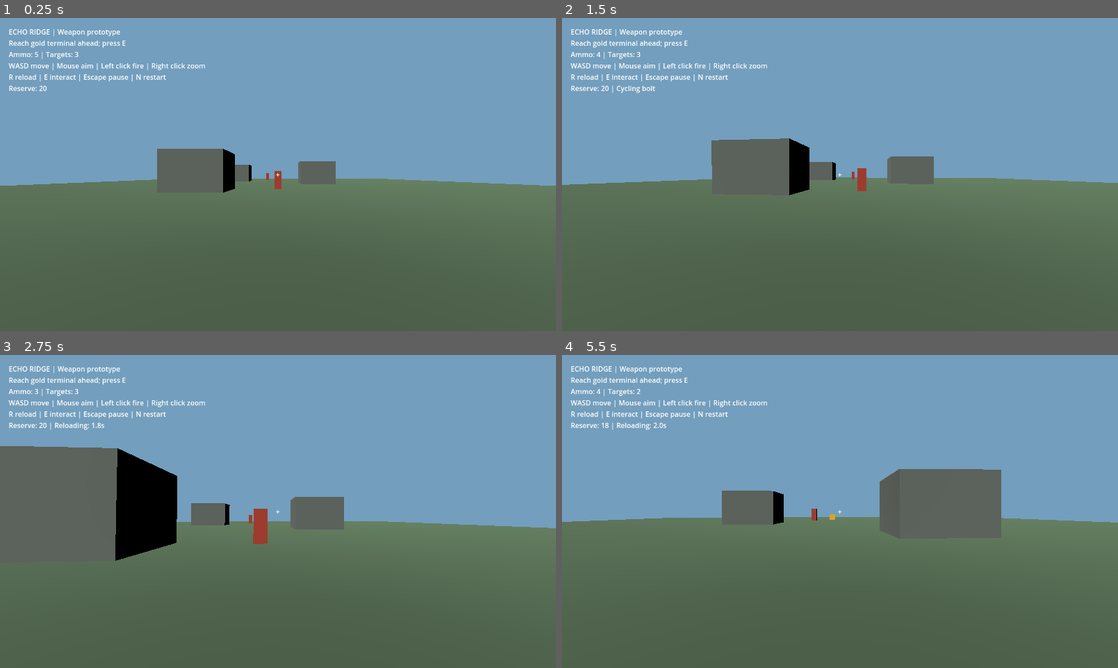
Above: before the commit, frames 1-4 (two rows, left to right).
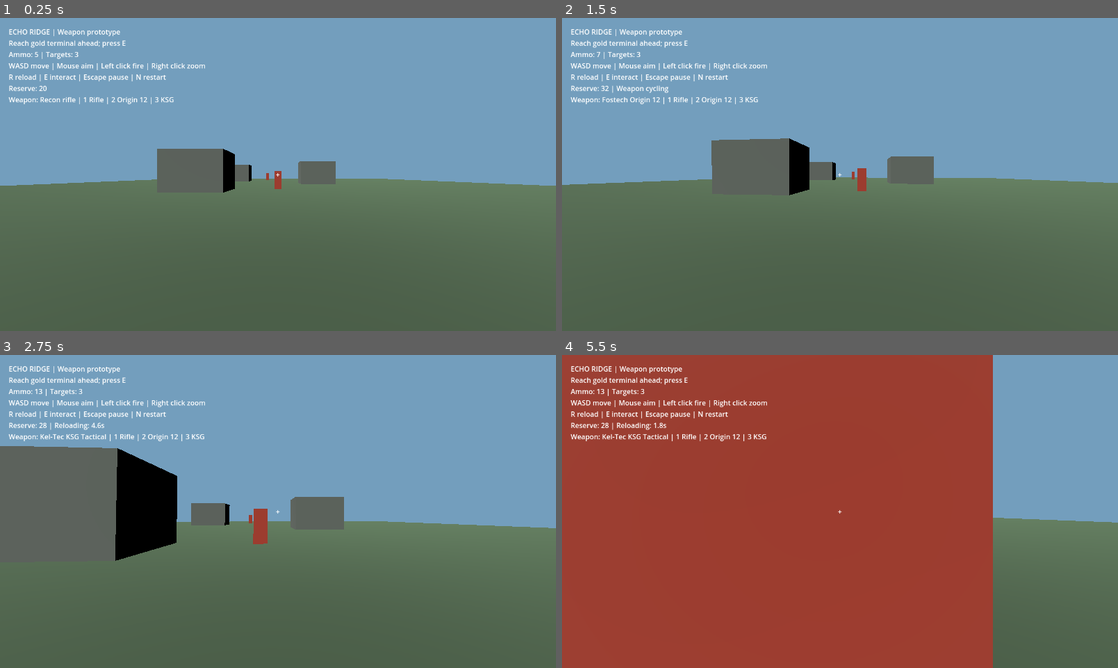
Above: after the commit, the same moments.

Repository: adam656677-oss/sniper
Game: Godot game, scene res://main.tscn
Same seed, same stepped clock (60 frames per second), same inputs: the game is played once before the commit and once after it.
Inputs (mouse positions are in pixels of both pictures, inside the frame that each line leads up to):
- Up to frame 1 (0.25 s): no input
- Up to frame 2 (1.5 s): tap E at 0.5, 1.25 s; move the mouse to (867, 174) at 0.52 s; hold W from 0.53 s (still down); tap 1 at 0.6 s; click (867, 174) at 0.67 s; tap 2 at 0.8, 1.35 s; move the mouse to (812, 174) at 1.27 s; click (812, 174) at 1.42 s
- Up to frame 3 (2.75 s): keep holding W; tap 3 at 1.55, 2.1 s; tap E at 2 s; move the mouse to (289, 505) at 2.02 s; click (289, 505) at 2.17 s; tap R at 2.3 s
- Up to frame 4 (5.5 s): keep holding W; tap E at 2.75, 3.5, 4.25 s; move the mouse to (834, 517) at 2.77 s; tap R at 2.85, 5.3 s; click (834, 517) at 2.92 s; tap 1 at 3.05, 3.6 s; move the mouse to (878, 514) at 3.52 s; click (878, 514) at 3.67 s; tap 2 at 3.8, 4.35 s; move the mouse to (795, 508) at 4.27 s; click (795, 508) at 4.42 s; tap 3 at 4.55, 5.1 s; move the mouse to (845, 511) at 5.02 s; click (845, 511) at 5.17 s

The runs differ from the first frame. In frame 1, 0.2% of the frame differs, in the area x 1-32%, y 25-28%; in frame 2, 0.4%; in frame 3, 0.4%; in frame 4, 77%, in the area x 0-99%, y 0-100%.

Commit message:
Add Origin 12 and KSG selectable gameplay prototypes

Diff:
--- a/main.tscn
+++ b/main.tscn
@@ -1,6 +1,6 @@
 [gd_scene load_steps=2 format=3]
 
-[ext_resource type="Script" path="res://gameplay.gd" id="1"]
+[ext_resource type="Script" path="res://weapons.gd" id="1"]
 
 [node name="EchoRidge" type="Node3D"]
 script = ExtResource("1")
--- /dev/null
+++ b/tests/weapons.gd
@@ -0,0 +1,49 @@
+extends SceneTree
+
+var failures := 0
+
+func check(value: bool, description: String) -> void:
+	if value:
+		print("PASS: " + description)
+	else:
+		failures += 1
+		push_error("FAIL: " + description)
+
+func _initialize() -> void:
+	call_deferred("run_tests")
+
+func run_tests() -> void:
+	var game = load("res://main.tscn").instantiate()
+	root.add_child(game)
+	await process_frame
+	check(game.select_weapon(1), "Origin can be selected")
+	check(game.ammo == 8 and game.reserve_ammo == 32, "Origin starts with its own ammo")
+	check(not game.select_weapon(-1) and not game.select_weapon(3), "Invalid slots are rejected")
+	game.ammo = 2
+	check(game.begin_reload(), "Origin reload starts")
+	check(not game.select_weapon(2), "Switch during reload is rejected")
+	game.advance_weapon(3.0)
+	check(game.ammo == 8 and game.reserve_ammo == 26, "Origin reload conserves ammunition")
+	game.shot_remaining = 0.2
+	game.select_weapon(2)
+	check(game.ammo == 14 and game.reserve_ammo == 28, "KSG has independent ammunition")
+	game.select_weapon(1)
+	check(game.ammo == 8 and game.reserve_ammo == 26, "Switching preserves ammunition")
+	check(is_equal_approx(game.shot_remaining, 0.2), "Switching does not bypass cooldown")
+	game.set_paused(true)
+	check(not game.select_weapon(0), "Pause blocks switching")
+	check(not game.fire_weapon(), "Pause blocks firing")
+	game.set_paused(false)
+	game.select_weapon(2)
+	game.ammo = 13
+	game.reserve_ammo = 1
+	check(game.begin_reload(), "KSG reload starts")
+	game.advance_weapon(6.0)
+	check(game.ammo == 14 and game.reserve_ammo == 0, "KSG reload conserves shells")
+	game.finished = true
+	check(not game.select_weapon(0) and not game.fire_weapon(), "Completion blocks switching and firing")
+	game.queue_free()
+	await process_frame
+	if failures == 0:
+		print("WEAPON TESTS PASSED")
+	quit(0 if failures == 0 else 1)
--- /dev/null
+++ b/weapons.gd
@@ -0,0 +1,87 @@
+extends "res://gameplay.gd"
+
+# Fictional gameplay tuning, not verified firearm specifications.
+const LOADOUT := [
+	{"name": "Recon rifle", "capacity": 5, "reserve": 20, "reload": 2.2, "interval": 0.9, "pellets": 1, "spread": 0.0, "range": 300.0, "fov": 25.0},
+	{"name": "Fostech Origin 12", "capacity": 8, "reserve": 32, "reload": 2.6, "interval": 0.35, "pellets": 8, "spread": 0.055, "range": 45.0, "fov": 60.0},
+	{"name": "Kel-Tec KSG Tactical", "capacity": 14, "reserve": 28, "reload": 5.0, "interval": 0.95, "pellets": 8, "spread": 0.045, "range": 50.0, "fov": 60.0}
+]
+var active_weapon := 0
+var stored: Array[Dictionary] = []
+var spread_rng := RandomNumberGenerator.new()
+
+func _ready() -> void:
+	super._ready()
+	spread_rng.randomize()
+	for profile in LOADOUT:
+		stored.append({"ammo": int(profile.capacity), "reserve": int(profile.reserve), "cooldown": 0.0})
+
+func select_weapon(index: int) -> bool:
+	if paused or finished or reload_remaining > 0.0 or index < 0 or index >= LOADOUT.size():
+		return false
+	stored[active_weapon] = {"ammo": ammo, "reserve": reserve_ammo, "cooldown": shot_remaining}
+	active_weapon = index
+	ammo = int(stored[index].ammo)
+	reserve_ammo = int(stored[index].reserve)
+	shot_remaining = float(stored[index].cooldown)
+	camera.fov = 75.0
+	return true
+
+func begin_reload() -> bool:
+	if paused or finished or reload_remaining > 0.0 or ammo >= int(LOADOUT[active_weapon].capacity) or reserve_ammo <= 0:
+		return false
+	reload_remaining = float(LOADOUT[active_weapon].reload)
+	return true
+
+func advance_weapon(delta: float) -> void:
+	if paused or finished:
+		return
+	var elapsed := maxf(delta, 0.0)
+	shot_remaining = maxf(0.0, shot_remaining - elapsed)
+	if reload_remaining > 0.0:
+		reload_remaining = maxf(0.0, reload_remaining - elapsed)
+		if reload_remaining == 0.0:
+			var transfer := mini(int(LOADOUT[active_weapon].capacity) - ammo, reserve_ammo)
+			ammo += transfer
+			reserve_ammo -= transfer
+
+func fire_weapon() -> bool:
+	if not can_fire():
+		return false
+	ammo -= 1
+	var profile: Dictionary = LOADOUT[active_weapon]
+	shot_remaining = float(profile.interval)
+	for pellet in range(int(profile.pellets)):
+		var angle := spread_rng.randf_range(0.0, TAU)
+		var radius := sqrt(spread_rng.randf()) * float(profile.spread)
+		var local_direction := Vector3(cos(angle) * radius, sin(angle) * radius, -1.0).normalized()
+		var direction := camera.global_basis * local_direction
+		var origin := camera.global_position
+		var query := PhysicsRayQueryParameters3D.create(origin, origin + direction * float(profile.range))
+		query.exclude = [player.get_rid()]
+		var hit := get_world_3d().direct_space_state.intersect_ray(query)
+		if not hit.is_empty() and hit.collider in targets:
+			targets.erase(hit.collider)
+			hit.collider.queue_free()
+	return true
+
+func _unhandled_input(event: InputEvent) -> void:
+	if not paused and not finished:
+		if event is InputEventKey and event.pressed and not event.echo:
+			if event.keycode in [KEY_1, KEY_2, KEY_3]:
+				select_weapon(int(event.keycode) - int(KEY_1))
+				return
+		if event is InputEventMouseButton and event.pressed and Input.mouse_mode == Input.MOUSE_MODE_CAPTURED:
+			if event.button_index == MOUSE_BUTTON_LEFT:
+				fire_weapon()
+				return
+			if event.button_index == MOUSE_BUTTON_RIGHT:
+				camera.fov = float(LOADOUT[active_weapon].fov) if camera.fov > 70.0 else 75.0
+				return
+	super._unhandled_input(event)
+
+func _physics_process(delta: float) -> void:
+	super._physics_process(delta)
+	if not paused:
+		hud.text = hud.text.replace("Cycling bolt", "Weapon cycling")
+		hud.text += "\nWeapon: %s | 1 Rifle | 2 Origin 12 | 3 KSG" % LOADOUT[active_weapon].name
